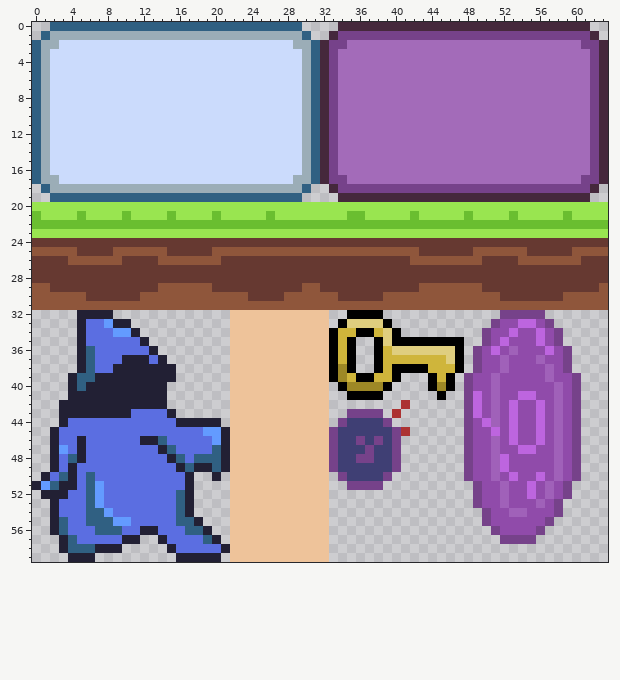
Pixel-art file -- assets/texture sheet.aseprite. Above, as it was before the edit.
64x60 pixels, 1 frame.
The result:
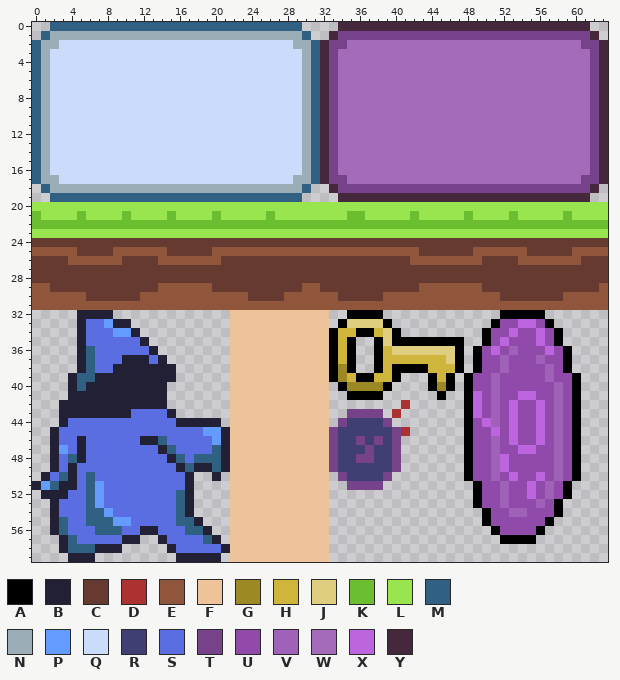
Palette (. is transparent): A #000000  B #222034  C #663931  D #ac3232  E #8f563b  F #eec39a  G #9d8826  H #cfb53b  J #dfce7f  K #6abe30  L #99e550  M #306082  N #9badb7  P #639bff  Q #cbdbfc  R #3f3f74  S #5b6ee1  T #76428a  U #904baa  V #a061b9  W #a36bb9  X #bd65df  Y #45283c
The exact change:
{"y":32,"x":52,"old":"TTTTT","new":"AAAAA"}
{"y":33,"x":51,"old":"T","new":"A"}
{"y":33,"x":57,"old":"T","new":"A"}
{"y":34,"x":50,"old":"T","new":"A"}
{"y":34,"x":58,"old":"T","new":"A"}
{"y":35,"x":50,"old":"T","new":"A"}
{"y":35,"x":58,"old":"T","new":"A"}
{"y":36,"x":49,"old":"T","new":"A"}
{"y":36,"x":59,"old":"T","new":"A"}
{"y":37,"x":49,"old":"T","new":"A"}
{"y":37,"x":59,"old":"T","new":"A"}
{"y":38,"x":49,"old":"T","new":"A"}
{"y":38,"x":59,"old":"T","new":"A"}
{"y":39,"x":48,"old":"T","new":"A"}
{"y":39,"x":60,"old":"T","new":"A"}
{"y":40,"x":48,"old":"T","new":"A"}
{"y":40,"x":60,"old":"T","new":"A"}
{"y":41,"x":48,"old":"T","new":"A"}
{"y":41,"x":60,"old":"T","new":"A"}
{"y":42,"x":48,"old":"T","new":"A"}
{"y":42,"x":60,"old":"T","new":"A"}
{"y":43,"x":48,"old":"T","new":"A"}
{"y":43,"x":60,"old":"T","new":"A"}
{"y":44,"x":48,"old":"T","new":"A"}
{"y":44,"x":60,"old":"T","new":"A"}
{"y":45,"x":48,"old":"T","new":"A"}
{"y":45,"x":60,"old":"T","new":"A"}
{"y":46,"x":48,"old":"T","new":"A"}
{"y":46,"x":60,"old":"T","new":"A"}
{"y":47,"x":48,"old":"T","new":"A"}
{"y":47,"x":60,"old":"T","new":"A"}
{"y":48,"x":48,"old":"T","new":"A"}
{"y":48,"x":60,"old":"T","new":"A"}
{"y":49,"x":48,"old":"T","new":"A"}
{"y":49,"x":60,"old":"T","new":"A"}
{"y":50,"x":48,"old":"T","new":"A"}
{"y":50,"x":60,"old":"T","new":"A"}
{"y":51,"x":49,"old":"T","new":"A"}
{"y":51,"x":59,"old":"T","new":"A"}
{"y":52,"x":49,"old":"T","new":"A"}
{"y":52,"x":59,"old":"T","new":"A"}
{"y":53,"x":49,"old":"T","new":"A"}
{"y":53,"x":58,"old":"T","new":"A"}
{"y":54,"x":50,"old":"T","new":"A"}
{"y":54,"x":58,"old":"T","new":"A"}
{"y":55,"x":50,"old":"T","new":"A"}
{"y":55,"x":57,"old":"T","new":"A"}
{"y":56,"x":51,"old":"T","new":"A"}
{"y":56,"x":56,"old":"T","new":"A"}
{"y":57,"x":52,"old":"TTTT","new":"AAAA"}
{"label":"changed","picture_box":[464,310,581,544]}
